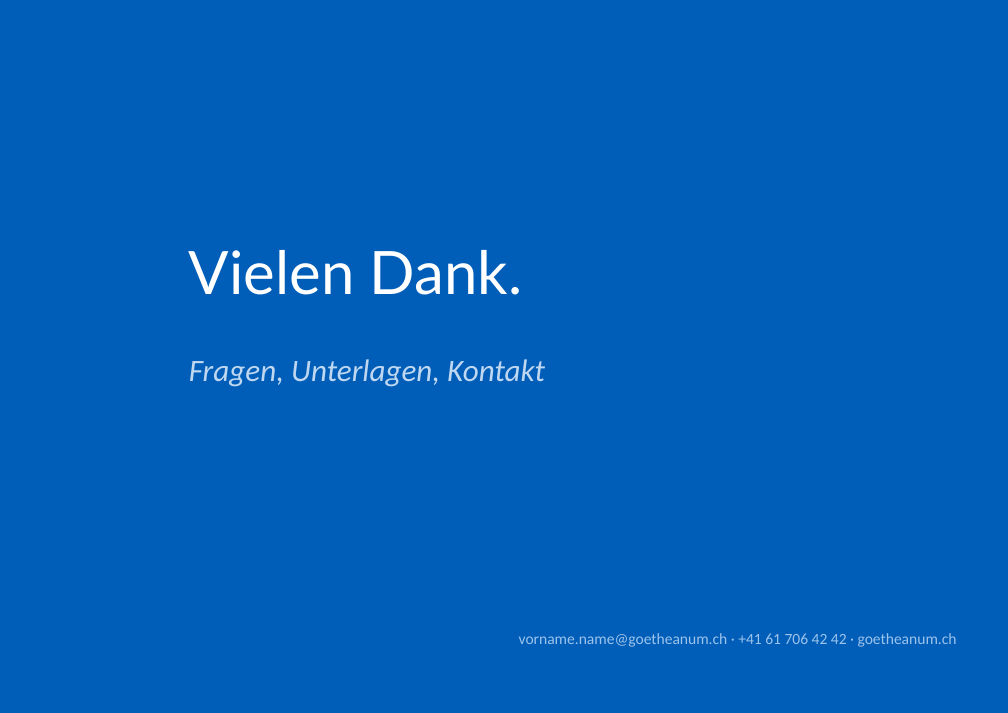
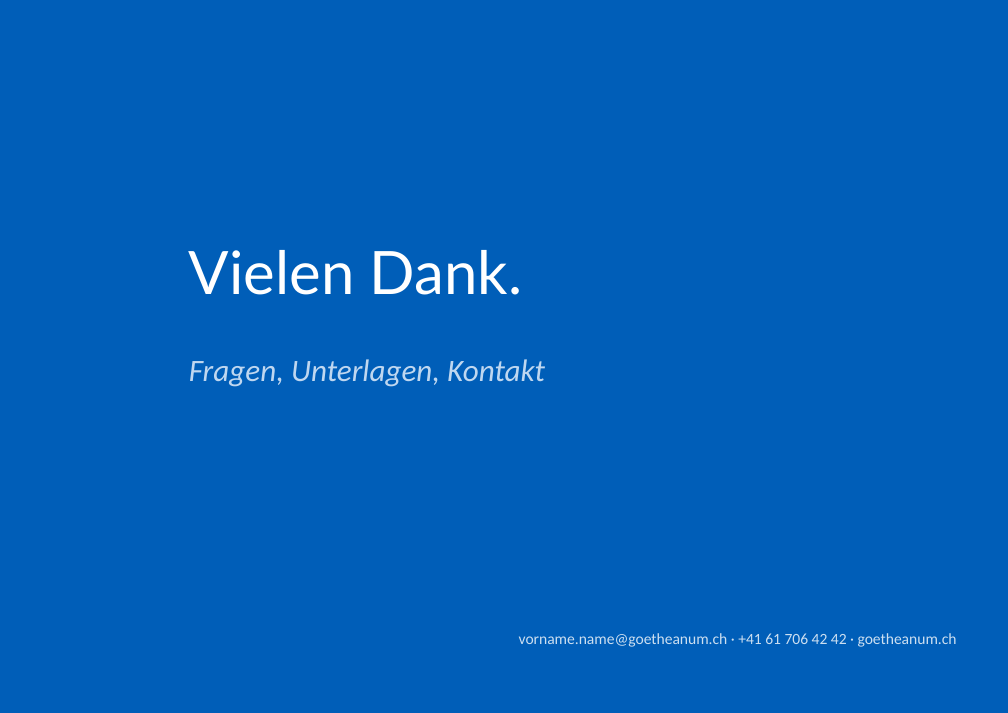
Before and after one commit to phtok/goeloggen, a slide deck: slide 15 of assets/templates/GoetheanumVorlageA4.pptx. Drawn at 1008x713 pixels with LibreOffice and Linux fonts; fonts in the diff are those of the drawing; background and template pictures are left out. Boxes give left, top, right and bottom in pixels: in the first picture for what was removed or moved away, otherwise in the second. Text is boxed around its words. In the diff, an @@ line names an element or a change of style, - is before the commit and + after.

```diff
--- a/assets/templates/GoetheanumVorlageA4.pptx
+++ b/assets/templates/GoetheanumVorlageA4.pptx
@@ text "vorname.name@goetheanum.ch · +41 61 706 ..." at (519, 633, 957, 647): text colour #9CC3EC to #CCDFF1 @@
```
Also in this commit, not shown: 14 other slides changed, 4 other files.
